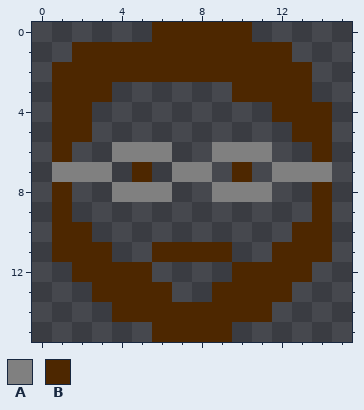
Two states of a pixel-art sprite, images/Joe8BitBWHead.png. Above is the file before it was changed.
The file is 128x128 pixels, drawn in blocks of 8x8; one block is one cell here.
Palette (. is transparent): A #808080  B #4d2700
Once edited:
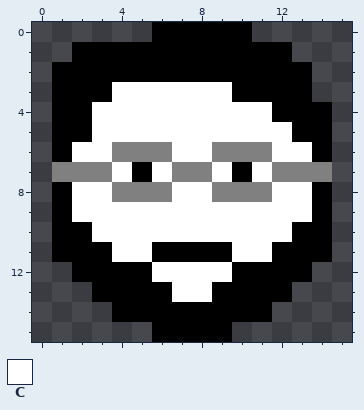
Colours new in this view: C #ffffff
From old to new:
Colour B changes from #4d2700 to #000000.
The edit adds colour C in row 3 at x 4 to 9; in row 4 at x 3 to 11; in row 5 at x 3 to 12; in row 6 at x 2 to 3, 7 to 8 and 12 to 13; in row 7 at x 4, 6, 9 and 11; in row 8 at x 2 to 3, 7 to 8 and 12 to 13.
The edit adds colour C in row 9 at x 2 to 13; in row 10 at x 3 to 12; in row 11 at x 4 to 5 and 10 to 11; in row 12 at x 6 to 9; in row 13 at x 7 to 8.
Pixel boxes of the changes (left, top, right, bottom) in both pictures:
changed: (52, 22, 332, 342)
